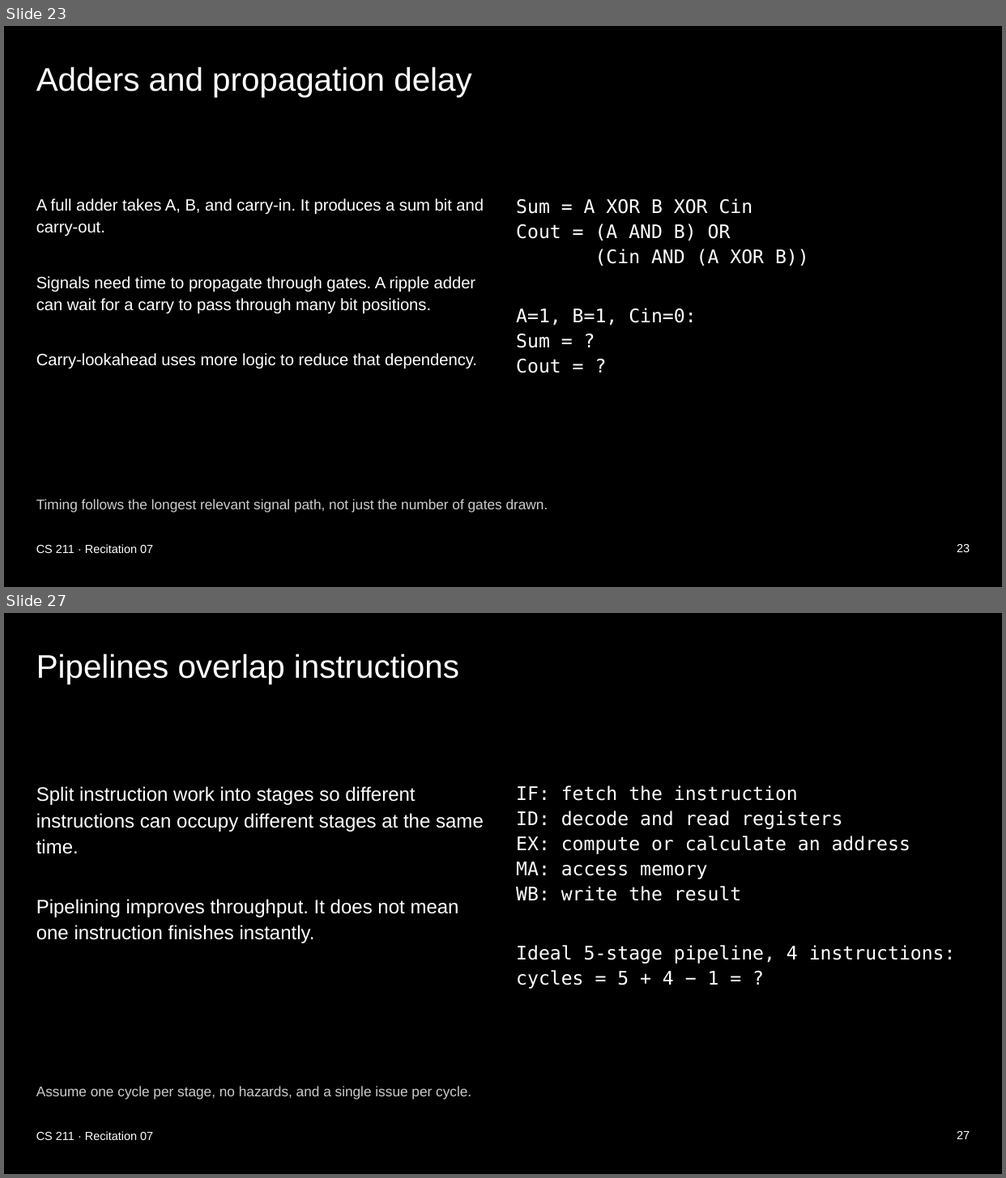
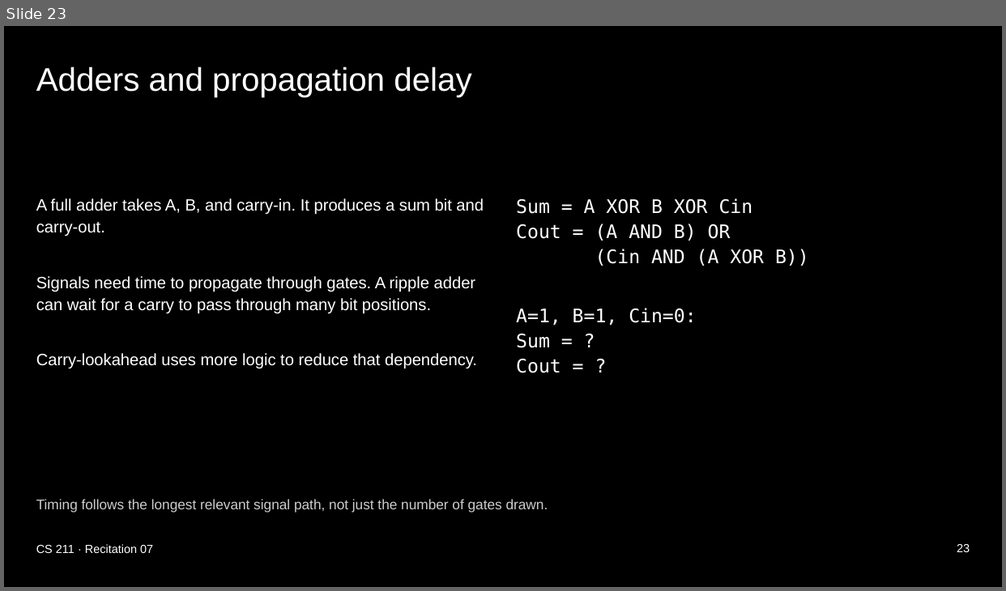
Before and after one commit to xsebby/portfolio, a slide deck: public/presentations/CS211_Recitation_7.pptx. Shown one above the other, each under a label of ours: slides 23 and 27 before the commit, slide 23 after it; the slides between them are not shown. The pictures are 1006x1178 and 1006x591 pixels, drawn with LibreOffice and Linux fonts; fonts in the diff are those of the drawing. Boxes give left, top, right and bottom in pixels: in the first picture for what was removed or moved away, otherwise in the second. Text is boxed around its words. In the diff, an @@ line names an element or a change of style, - is before the commit and + after.

```diff
--- a/public/presentations/CS211_Recitation_7.pptx
+++ b/public/presentations/CS211_Recitation_7.pptx
@@ slide 27 removed at bbox=[4, 613, 1002, 1174], background #000000 @@
@@ title removed at bbox=[36, 653, 459, 684] @@
-Pipelines overlap instructions
@@ text removed at bbox=[36, 786, 484, 943] @@
-Split instruction work into stages so different instructions can occupy different stages at the same time.
-Pipelining improves throughput. It does not mean one instruction finishes instantly.
@@ text removed at bbox=[516, 786, 956, 989] @@
-IF: fetch the instruction
-ID: decode and read registers
-EX: compute or calculate an address
-MA: access memory
-WB: write the result
-Ideal 5-stage pipeline, 4 instructions:
-cycles = 5 + 4 − 1 = ?
@@ text removed at bbox=[36, 1086, 471, 1100] @@
-Assume one cycle per stage, no hazards, and a single issue per cycle.
@@ text removed at bbox=[36, 1131, 153, 1140] @@
-CS 211 · Recitation 07
@@ text removed at bbox=[957, 1131, 970, 1139] @@
-27
```
Also in this commit, not shown: 5 other slides removed, 1 other file.
